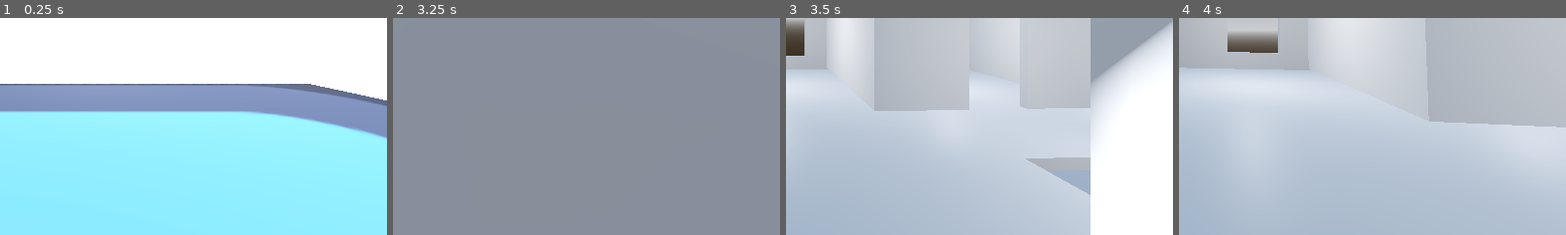
Above: before the commit, frames 1-4 (left to right).
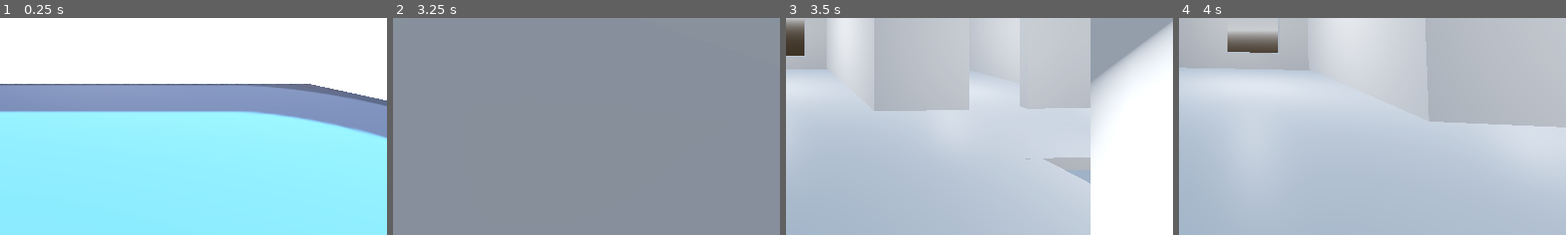
Above: after the commit, the same moments.

Repository: christiannoll/FirstPersonGame
Game: Godot game, scene res://levels/level.tscn
Same seed, same stepped clock (60 frames per second), same inputs: the game is played once before the commit and once after it. The engine's default icon, where the game draws it, is replaced by a stand-in: a white triangle on a blue panel in a dark square.
Inputs (mouse positions are % of the whole screen's width and height, from its top left):
- Up to frame 1 (0.25 s): no input
- Up to frame 2 (3.25 s): tap Enter at 0.5 s; move the mouse to (49, 52) at 0.52 s; hold W (forward) 0.53-2.78 s; tap Space (jump) at 0.77, 1.52, 3.02 s; move the mouse to (57, 51) at 1.27 s; move the mouse to (42, 49) at 2.02 s; move the mouse to (51, 50) at 2.77 s; hold A (left) from 2.78 s (still down)
- Up to frame 3 (3.5 s): keep holding A (left)
- Up to frame 4 (4 s): move the mouse to (46, 48) at 3.52 s; release A (left) at 3.53 s; hold W (forward) from 3.53 s (still down); tap Space (jump) at 3.77 s
The pictures show only the part of the screen within x 50-100%, y 50-100%; the shares and areas given below are measured in that part.

Frames 1-2 are identical in both runs. In frame 3, 0.7% of the frame differs, in the area x 62-79%, y 64-82%; in frame 4, nothing differs.

Commit message:
Adapted the stairs

Diff:
--- a/player/player.tscn
+++ b/player/player.tscn
@@ -8,6 +8,7 @@
 [sub_resource type="CapsuleMesh" id="CapsuleMesh_oul6g"]
 
 [node name="player" type="CharacterBody3D" unique_id=1631762136]
+floor_max_angle = 1.2217305
 script = ExtResource("1_oul6g")
 
 [node name="CollisionShape3D" type="CollisionShape3D" parent="." unique_id=1365819911]
--- a/scenery/house.tscn
+++ b/scenery/house.tscn
@@ -1,4 +1,6 @@
 [gd_scene format=4 uid="uid://bc81342ghwg50"]
+
+[ext_resource type="PackedScene" uid="uid://it8ldhw0cn7y" path="res://scenery/stairs.tscn" id="1_3fs81"]
 
 [sub_resource type="StandardMaterial3D" id="StandardMaterial3D_sy2ny"]
 resource_name = "Material"
@@ -299,3 +301,9 @@
 [node name="OmniLight3D4" type="OmniLight3D" parent="." unique_id=1962869513]
 transform = Transform3D(1, 0, 0, 0, 1, 0, 0, 0, 1, -13.239275, 0, -7.474263)
 omni_range = 6.614821
+
+[node name="stairs" parent="." unique_id=1147455357 instance=ExtResource("1_3fs81")]
+transform = Transform3D(-0.68693364, 0, -2.3533966e-07, 0, 1.0211471, 0, 1.0372409e-07, 0, -1.5585841, 0.9879093, -7.4651995, -7.3934703)
+
+[node name="stairs2" parent="." unique_id=1282331733 instance=ExtResource("1_3fs81")]
+transform = Transform3D(-0.7931017, 0, -2.3533966e-07, 0, 1.2109339, 0, 1.1975503e-07, 0, -1.5585841, -4.7596455, -12.9434395, -7.3934703)
